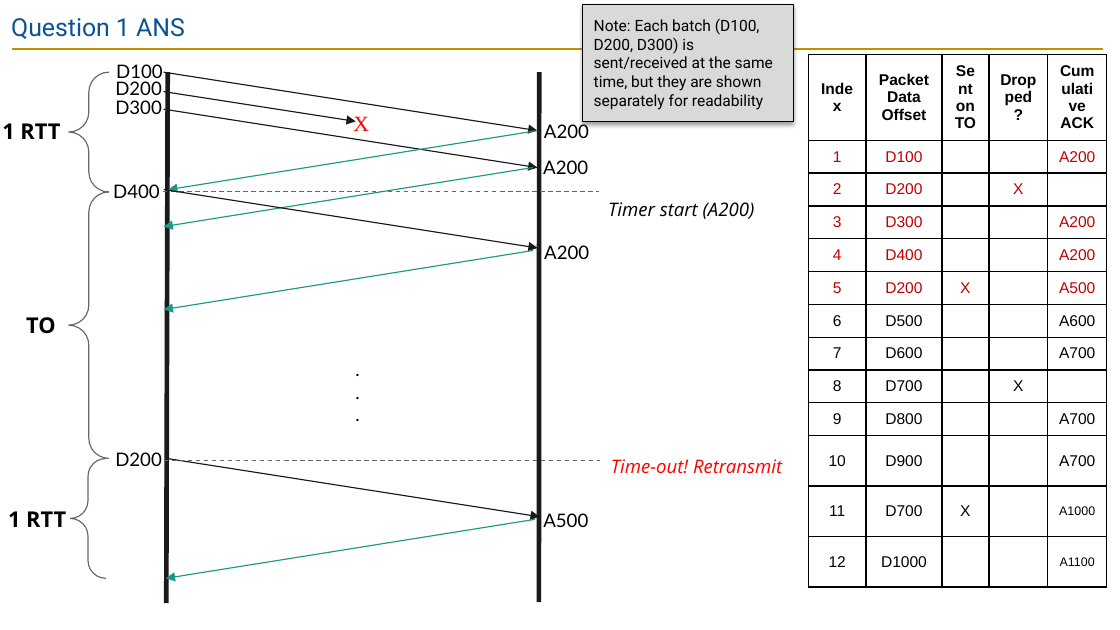
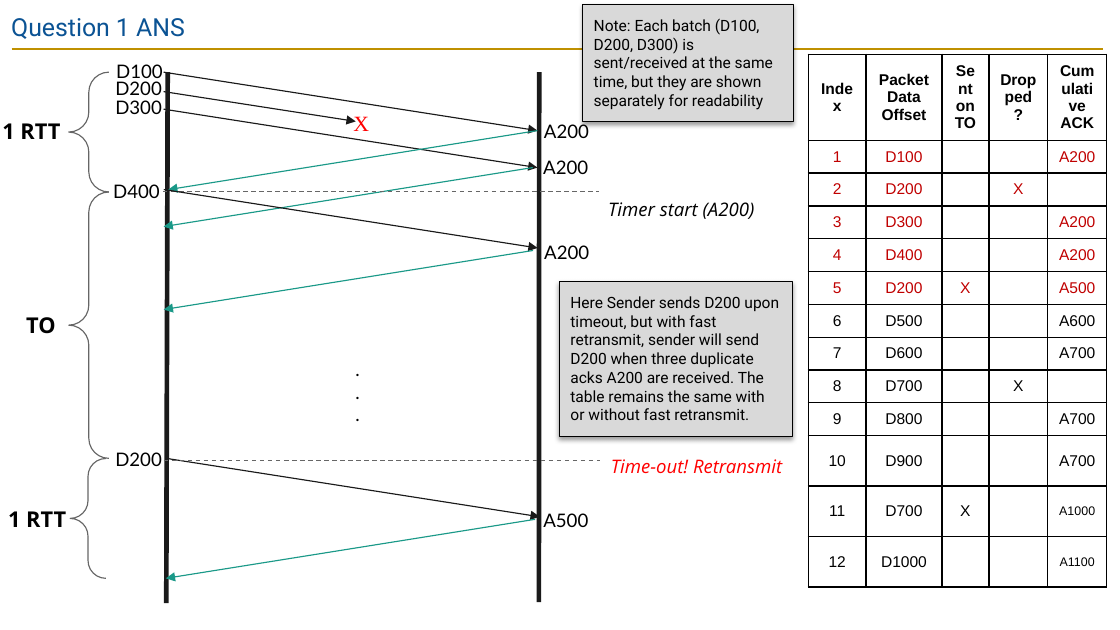
Before and after one commit to guhofstra/CSC175Sp26, a slide deck: slide 5 of PPTs/Lecture 11 Exercises ANS.pptx. Drawn at 1120x630 pixels with LibreOffice and Linux fonts; fonts in the diff are those of the drawing. Boxes give left, top, right and bottom in pixels: in the first picture for what was removed or moved away, otherwise in the second. Text is boxed around its words. In the diff, an @@ line names an element or a change of style, - is before the commit and + after.

```diff
--- a/PPTs/Lecture 11 Exercises ANS.pptx
+++ b/PPTs/Lecture 11 Exercises ANS.pptx
@@ rectangle added at [559, 282, 792, 437], fill #D9D9D9, outline #000000 0.75 pt, 10 pt, text #000000 @@
+Here Sender sends D200 upon timeout, but with fast retransmit, sender will send D200 when three duplicate acks A200 are received. The table remains the same with or without fast retransmit.
```
Also in this commit, not shown: 3 other slides changed, 14 other files.
